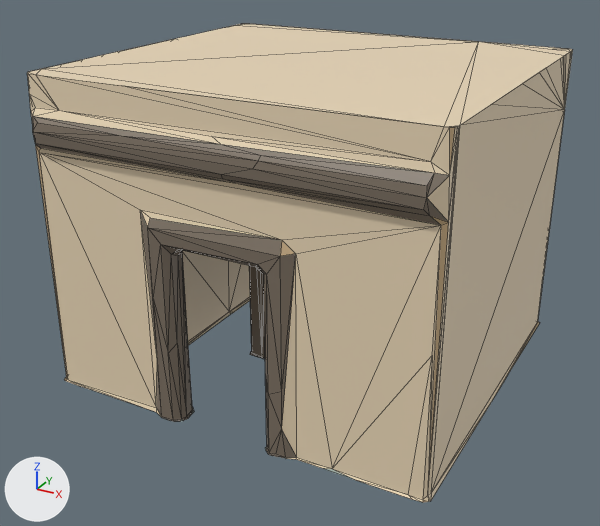
What one commit did to the glTF model docs/univers/archipeo/batiments/modeles/5e-batiment-station-d-humus/etape-1.glb.
Both versions are drawn from a 50 mm camera at (0.565, -1.057, 0.68) aimed at (0.0, -0.031, 0.167). The lights are fixed; the arrows at lower left show +X, +Y and +Z. The picture after the commit comes second. Mesh edges are drawn as thin lines. Vertices at exactly the same position are counted once.

Objects in the first picture: 'geometry_0'.
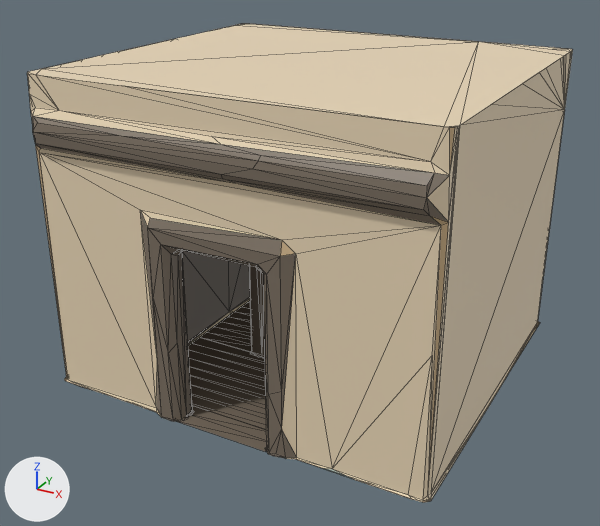
Edits to the bpy script that builds the scene:
```text
Change me_geometry_0:
    used by ob_geometry_0; location = (0.0, 0.0, 0.0)
    remove me_geometry_0.from_pydata(...)  # 515 vertices, 820 faces; spans x -0.29..0.31, y -0.28..0.296, z 0.0..0.469
    add me_geometry_0.from_pydata(...)  # 595 vertices, 1026 faces; spans x -0.29..0.31, y -0.28..0.296, z 0.0..0.469
    me_geometry_0 part 1: a new loose piece of 63 vertices spanning x -0.179..0.277, y -0.231..0.246, z 0.003, in mat_defaultmaterial
    me_geometry_0 part 2
    9 faces are deleted
    11 vertices are added at x -0.07..0.082, y -0.275..0.094, z 0.003
    6 new vertices lie (0.0, 0.022, 0.0) away from vertices in x -0.07..0.082, y -0.275..0.051, z 0.003
    157 new faces join them
    me_geometry_0 part 3: 95 kept faces spanning x -0.184..0.31, y -0.242..0.275, z 0.0..0.375 get new vertex colours; the middle colour goes from beige #ebd8b8 to brown #7c7062
```

Changed parts and their boxes [x1, y1, x2, y2] in the pictures (600 x 526 px):
part 1 of me_geometry_0, added
    after: [188, 301, 266, 430]
part 2 of me_geometry_0, built on (brown)
    after: [174, 406, 268, 452]
part 3 of me_geometry_0, recoloured (darker)
    both: [182, 250, 250, 344]
